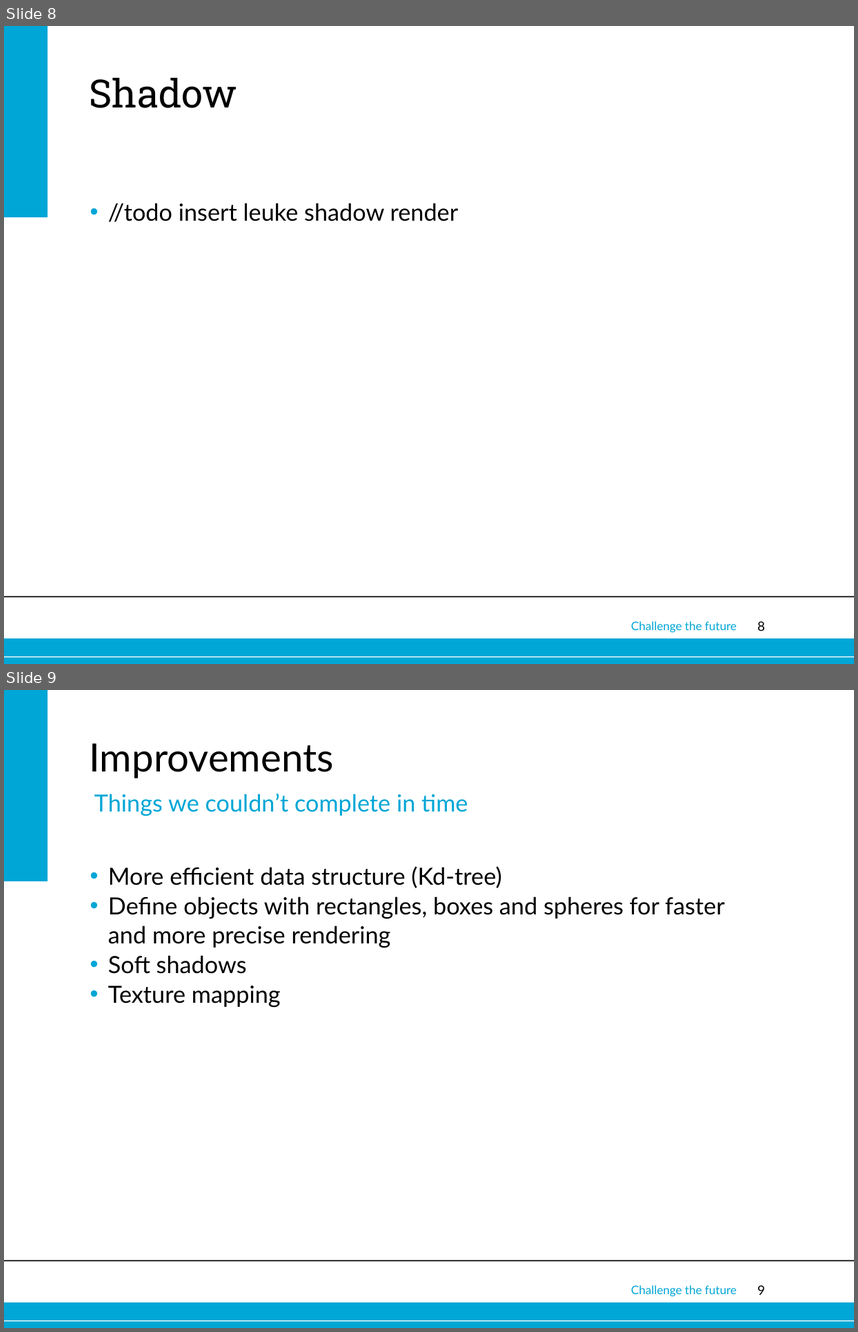
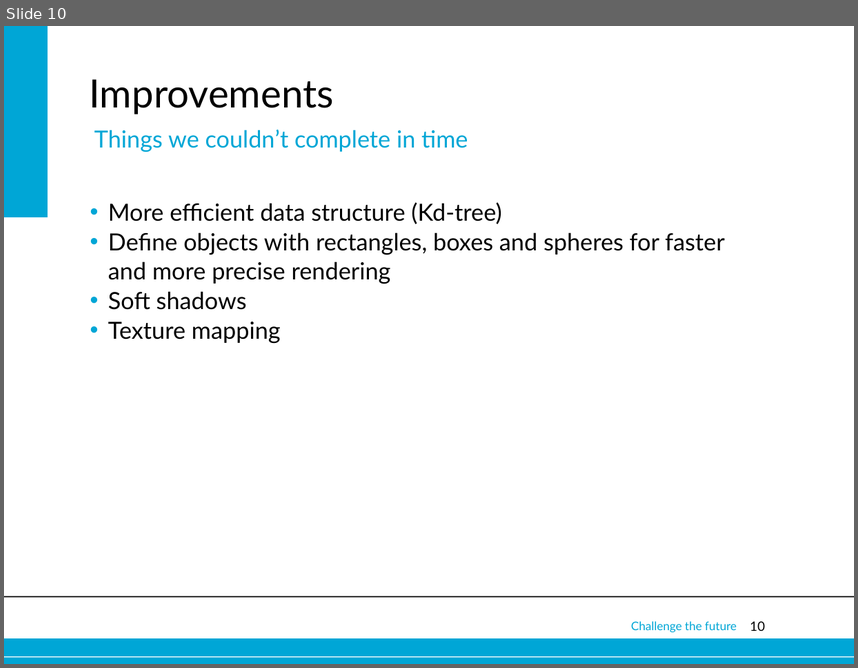
Before and after one commit to wmorssink/raytracert, a slide deck: RayTracing.ppt. Shown one above the other, each under a label of ours: slides 8 and 9 before the commit, slide 10 after it. The pictures are 858x1332 and 858x668 pixels, drawn with LibreOffice and Linux fonts; fonts in the diff are those of the drawing; background and template pictures are left out. Boxes give left, top, right and bottom in pixels: in the first picture for what was removed or moved away, otherwise in the second. Text is boxed around its words. In the diff, an @@ line names an element or a change of style, - is before the commit and + after.

```diff
--- a/RayTracing.ppt
+++ b/RayTracing.ppt
@@ slide 8 removed at (x1=4, y1=26, x2=854, y2=664), background #FFFFFF; not listed: 6 template elements that a slide beside it also shows @@
@@ title removed at (x1=90, y1=78, x2=237, y2=108) @@
-Shadow
@@ text removed at (x1=108, y1=203, x2=459, y2=222) @@
-• //todo insert leuke shadow render
@@ what was slide 9 is now slide 10 @@
@@ page number at (x1=750, y1=621, x2=765, y2=630): text changed @@
-9
+10
```
Also in this commit, not shown: 3 slides changed, 3 slides added, 1 other slide removed.
